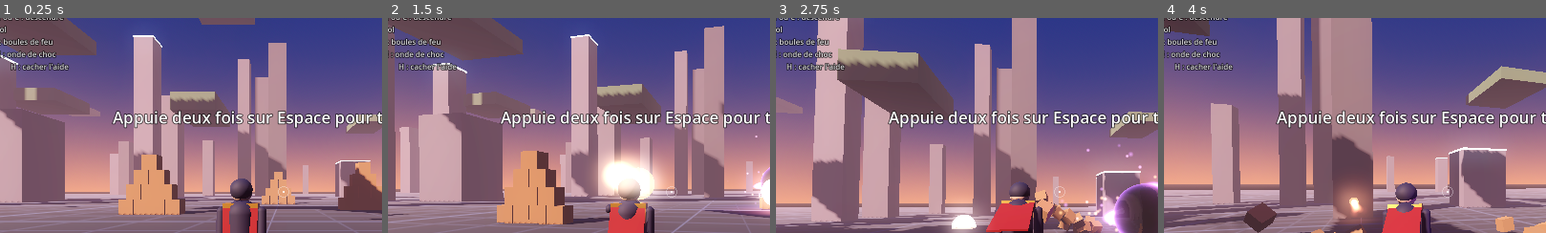
Above: before the commit, frames 1-4 (left to right).
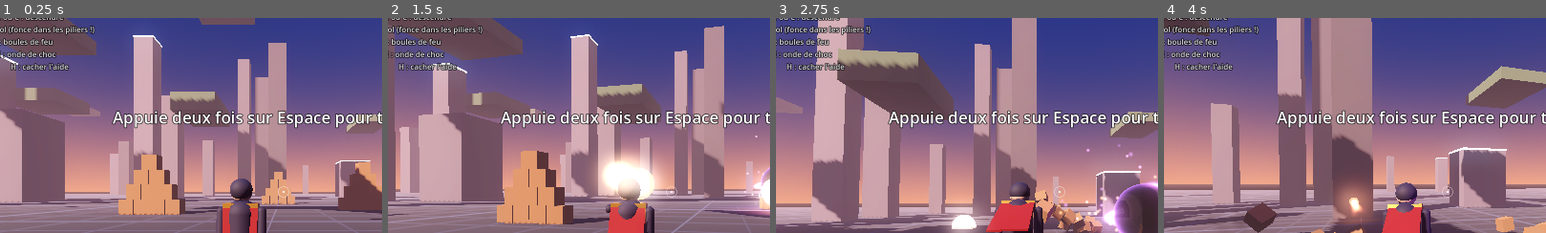
Above: after the commit, the same moments.

Repository: DannyUprajay/Game-idea
Game: Godot game, scene res://main.tscn
Same seed, same stepped clock (60 frames per second), same inputs: the game is played once before the commit and once after it.
Inputs (mouse positions are % of the whole screen's width and height, from its top left):
- Up to frame 1 (0.25 s): no input
- Up to frame 2 (1.5 s): move the mouse to (55, 50) at 0.52 s; hold W (move_forward) from 0.53 s (still down); right-click (55, 50) at 0.6 s; click (55, 50) at 0.67 s; tap Space (jump) at 0.77 s; move the mouse to (45, 50) at 1.27 s; click (45, 50) at 1.35 s
- Up to frame 3 (2.75 s): keep holding W (move_forward); tap Space (jump) at 1.52 s; move the mouse to (52, 48) at 2.02 s; tap E (shockwave) at 2.1 s
- Up to frame 4 (4 s): keep holding W (move_forward); move the mouse to (49, 52) at 2.77 s; tap Shift (sprint) at 2.85 s; click (49, 52) at 2.92 s; tap Space (jump) at 3.02, 3.77 s; move the mouse to (57, 51) at 3.52 s; hold F (toggle_fly) from 3.53 s (still down)
The pictures show only the part of the screen within x 13-63%, y 10-60%; the shares and areas given below are measured in that part.

The runs differ from the first frame. In frame 1, 0.6% of the frame differs, in the area x 2-25%, y 3-8%; in frame 2, 0.6%; in frame 3, 0.6%; in frame 4, 0.6%.

Commit message:
Add destructible pillars and drones that break into pieces
Flying into a pillar at turbo speed shatters it into falling stone blocks
with a dust burst; destroyed drones break into metal shards, some glowing
or trailing fire. Debris is pulled by black holes and pushed by blasts.

Co-Authored-By: Claude Opus 5.5 <noreply@anthropic.com>
Claude-Session: https://claude.ai/code/session_01N198GZ9k88jHhN7gj9YkBa

Diff:
--- /dev/null
+++ b/game/scripts/debris.gd
@@ -0,0 +1,61 @@
+extends RigidBody3D
+## Morceau de débris : vole, rebondit, puis disparaît au bout de `life` secondes.
+## Régler les variables avant de l'ajouter à la scène.
+
+const FX = preload("res://scripts/fx.gd")
+
+var size := Vector3.ONE
+var material: Material = null
+var life := 8.0
+## Couleur de la traînée de feu/fumée (alpha 0 = pas de traînée).
+var trail_color := Color(0, 0, 0, 0)
+
+var _mesh_instance: MeshInstance3D
+
+
+func _ready() -> void:
+	add_to_group("props")  # le trou noir et les explosions les projettent aussi
+	# Les débris touchent le décor et entre eux, mais pas le joueur ni les ennemis.
+	collision_layer = 8
+	collision_mask = 1 | 8
+	mass = clampf(size.x * size.y * size.z * 2.0, 0.2, 60.0)
+
+	var shape := CollisionShape3D.new()
+	var box := BoxShape3D.new()
+	box.size = size
+	shape.shape = box
+	add_child(shape)
+
+	var mesh := BoxMesh.new()
+	mesh.size = size
+	_mesh_instance = MeshInstance3D.new()
+	_mesh_instance.mesh = mesh
+	_mesh_instance.material_override = material
+	add_child(_mesh_instance)
+
+	if trail_color.a > 0.0:
+		_add_trail()
+
+	get_tree().create_timer(life).timeout.connect(_vanish)
+
+
+func _add_trail() -> void:
+	var trail := FX.particles(30, 0.7, 0.5,
+		[Color(1, 0.9, 0.6, 1), trail_color, Color(0.15, 0.13, 0.12, 0.5), Color(0.1, 0.1, 0.1, 0)],
+		[0.0, 0.2, 0.6, 1.0])
+	trail.local_coords = false
+	var pm := trail.process_material as ParticleProcessMaterial
+	pm.spread = 180.0
+	pm.initial_velocity_min = 0.2
+	pm.initial_velocity_max = 0.8
+	pm.gravity = Vector3(0, 1.5, 0)
+	add_child(trail)
+	trail.emitting = true
+	# La traînée s'arrête après un moment.
+	get_tree().create_timer(randf_range(1.0, 2.0)).timeout.connect(func() -> void: trail.emitting = false)
+
+
+func _vanish() -> void:
+	var t := create_tween()
+	t.tween_property(_mesh_instance, "scale", Vector3.ONE * 0.01, 0.6)
+	t.tween_callback(queue_free)
--- a/game/scripts/enemy.gd
+++ b/game/scripts/enemy.gd
@@ -6,6 +6,7 @@
 const FX = preload("res://scripts/fx.gd")
 const Projectile = preload("res://scripts/projectile.gd")
 const Explosion = preload("res://scripts/explosion.gd")
+const Debris = preload("res://scripts/debris.gd")
 
 var max_health := 40.0
 var health := 40.0
@@ -177,9 +178,34 @@
 	_dead = true
 	var boom := Explosion.new()
 	boom.color = Color(1.0, 0.4, 0.15)
-	boom.size = 1.4
+	boom.size = 1.8
 	get_parent().add_child(boom)
 	boom.global_position = global_position
-	FX.shake_cameras(get_tree(), global_position, 0.35)
+	_break_into_pieces()
+	FX.shake_cameras(get_tree(), global_position, 0.45)
 	killed.emit()
 	queue_free()
+
+
+## Le drone se brise : éclats de coque, morceaux de l'anneau et de l'œil.
+func _break_into_pieces() -> void:
+	var metal := FX.solid_material(Color(0.16, 0.17, 0.2), 0.35, 0.8)
+	var glow := FX.emissive_material(Color(1.0, 0.25, 0.15), 3.0)
+	var parent := get_parent()
+	for i in 12:
+		var d := Debris.new()
+		var glowing := i < 4
+		if glowing:
+			d.size = Vector3(randf_range(0.1, 0.2), randf_range(0.1, 0.2), randf_range(0.3, 0.5))
+		else:
+			d.size = Vector3(randf_range(0.25, 0.5), randf_range(0.08, 0.16), randf_range(0.25, 0.5))
+		d.material = glow if glowing else metal
+		d.life = randf_range(4.0, 6.0)
+		# Un éclat sur trois traîne du feu et de la fumée.
+		if i % 3 == 0:
+			d.trail_color = Color(1.0, 0.45, 0.1)
+		parent.add_child(d)
+		var dir := Vector3(randf_range(-1, 1), randf_range(-0.3, 1), randf_range(-1, 1)).normalized()
+		d.global_position = global_position + dir * 0.4
+		d.linear_velocity = dir * randf_range(6.0, 15.0) + Vector3.UP * 3.0 + _push * 0.5
+		d.angular_velocity = Vector3(randf_range(-1, 1), randf_range(-1, 1), randf_range(-1, 1)) * 12.0
--- a/game/scripts/hud.gd
+++ b/game/scripts/hud.gd
@@ -123,7 +123,7 @@
 		"ZQSD / WASD : se déplacer      Souris : viser",
 		"Espace : sauter  (en l'air : s'envoler / monter)",
 		"F : voler / atterrir      Ctrl ou C : descendre",
-		"Maj : courir / turbo en vol",
+		"Maj : courir / turbo en vol (fonce dans les piliers !)",
 		"Clic gauche (maintenu) : boules de feu",
 		"Clic droit : trou noir      E : onde de choc",
 		"Échap : libérer la souris      H : cacher l'aide",
--- a/game/scripts/main.gd
+++ b/game/scripts/main.gd
@@ -6,6 +6,7 @@
 const Player = preload("res://scripts/player.gd")
 const Enemy = preload("res://scripts/enemy.gd")
 const Hud = preload("res://scripts/hud.gd")
+const Pillar = preload("res://scripts/pillar.gd")
 
 const GROUND_SHADER := """
 shader_type spatial;
@@ -187,7 +188,7 @@
 	gmesh.material_override = gmat
 	ground.add_child(gmesh)
 
-	# Grandes tours de pierre, pour slalomer en vol.
+	# Grandes tours de pierre : à éviter... ou à traverser en vol turbo !
 	for i in 45:
 		var angle := _rng.randf() * TAU
 		var dist := _rng.randf_range(30.0, 220.0)
@@ -195,16 +196,14 @@
 		var w := _rng.randf_range(4.0, 10.0)
 		var shade := _rng.randf_range(0.25, 0.45)
 		var col := Color(shade, shade * 0.95, shade * 1.1)
-		_add_static_box(Vector3(cos(angle) * dist, h * 0.5, sin(angle) * dist), Vector3(w, h, w), col)
+		var pillar := Pillar.new()
+		pillar.size = Vector3(w, h, w)
+		pillar.color = col
 		# Un liseré lumineux en haut de certaines tours.
 		if i % 3 == 0:
-			var crown := MeshInstance3D.new()
-			var cm := BoxMesh.new()
-			cm.size = Vector3(w + 0.4, 0.4, w + 0.4)
-			crown.mesh = cm
-			crown.material_override = FX.emissive_material(Color(0.4, 0.8, 1.0), 2.5)
-			crown.position = Vector3(cos(angle) * dist, h, sin(angle) * dist)
-			add_child(crown)
+			pillar.crown_color = Color(0.4, 0.8, 1.0)
+		pillar.position = Vector3(cos(angle) * dist, h * 0.5, sin(angle) * dist)
+		add_child(pillar)
 
 	# Îles flottantes.
 	for i in 18:
--- /dev/null
+++ b/game/scripts/pillar.gd
@@ -0,0 +1,99 @@
+extends StaticBody3D
+## Pilier destructible : fonce dedans en vol turbo et il éclate en blocs.
+## Régler `size`, `color` et `crown_color` avant de l'ajouter à la scène.
+## La position du pilier est son centre.
+
+const FX = preload("res://scripts/fx.gd")
+const Debris = preload("res://scripts/debris.gd")
+const Explosion = preload("res://scripts/explosion.gd")
+
+## Nombre de morceaux visé quand le pilier éclate.
+const PIECES := 40
+
+var size := Vector3(6, 30, 6)
+var color := Color(0.35, 0.33, 0.38)
+## Liseré lumineux en haut (alpha 0 = pas de liseré).
+var crown_color := Color(0, 0, 0, 0)
+
+var _material: StandardMaterial3D
+var _broken := false
+
+
+func _ready() -> void:
+	add_to_group("destructible")
+	collision_layer = 1
+
+	var shape := CollisionShape3D.new()
+	var box := BoxShape3D.new()
+	box.size = size
+	shape.shape = box
+	add_child(shape)
+
+	_material = FX.solid_material(color, 0.85)
+	var mesh := BoxMesh.new()
+	mesh.size = size
+	var mi := MeshInstance3D.new()
+	mi.mesh = mesh
+	mi.material_override = _material
+	add_child(mi)
+
+	if crown_color.a > 0.0:
+		var crown_mesh := BoxMesh.new()
+		crown_mesh.size = Vector3(size.x + 0.4, 0.4, size.z + 0.4)
+		var crown := MeshInstance3D.new()
+		crown.mesh = crown_mesh
+		crown.material_override = FX.emissive_material(crown_color, 2.5)
+		crown.position = Vector3(0, size.y * 0.5, 0)
+		add_child(crown)
+
+
+## Fait éclater le pilier. `impact_velocity` = vitesse de ce qui l'a percuté.
+func shatter(impact: Vector3, impact_velocity: Vector3) -> void:
+	if _broken:
+		return
+	_broken = true
+	# Plus de collision tout de suite : le joueur passe à travers.
+	collision_layer = 0
+	visible = false
+
+	# Découpe le pilier en une grille de blocs d'environ la même taille.
+	var cell := pow(size.x * size.y * size.z / float(PIECES), 1.0 / 3.0)
+	var nx := clampi(roundi(size.x / cell), 1, 4)
+	var ny := clampi(roundi(size.y / cell), 2, 14)
+	var nz := clampi(roundi(size.z / cell), 1, 4)
+	var piece := Vector3(size.x / nx, size.y / ny, size.z / nz)
+
+	var push_dir := impact_velocity.normalized()
+	var speed := impact_velocity.length()
+	var reach := size.y * 0.35 + 5.0
+	var parent := get_parent()
+
+	for ix in nx:
+		for iy in ny:
+			for iz in nz:
+				var local := Vector3(
+					(ix + 0.5) * piece.x - size.x * 0.5,
+					(iy + 0.5) * piece.y - size.y * 0.5,
+					(iz + 0.5) * piece.z - size.z * 0.5)
+				var world := global_transform * local
+				var d := Debris.new()
+				d.size = piece * randf_range(0.8, 0.97)
+				d.material = _material
+				d.life = randf_range(7.0, 11.0)
+				parent.add_child(d)
+				d.global_position = world
+				# Les blocs proches de l'impact sont projetés fort, les autres s'écroulent.
+				var near := clampf(1.0 - world.distance_to(impact) / reach, 0.0, 1.0)
+				var away := (world - impact).normalized()
+				d.linear_velocity = push_dir * speed * 0.6 * near + away * 8.0 * near \
+					+ Vector3(randf_range(-1, 1), randf_range(0, 1), randf_range(-1, 1)) * 1.5
+				d.angular_velocity = Vector3(randf_range(-1, 1), randf_range(-1, 1), randf_range(-1, 1)) * (1.0 + near * 5.0)
+
+	# Nuage de poussière et éclats de pierre à l'impact.
+	var dust := Explosion.new()
+	dust.color = Color(0.65, 0.6, 0.55)
+	dust.size = 2.5
+	parent.add_child(dust)
+	dust.global_position = impact
+	FX.shake_cameras(get_tree(), impact, 0.9)
+	queue_free()
--- a/game/scripts/player.gd
+++ b/game/scripts/player.gd
@@ -31,6 +31,8 @@
 const BLACK_HOLE_COOLDOWN := 7.0
 const SHOCKWAVE_COST := 30.0
 const SHOCKWAVE_COOLDOWN := 3.0
+## Vitesse minimale pour traverser un pilier (le turbo va jusqu'à 36).
+const SMASH_SPEED := 24.0
 
 const HAND_COLOR := Color(1.0, 0.5, 0.15)
 
@@ -257,10 +259,12 @@
 	else:
 		_walk(delta, input, sprint)
 
+	var pre_velocity := velocity
 	velocity += _push
 	move_and_slide()
 	velocity -= _push
 	_push = _push.lerp(Vector3.ZERO, clampf(delta * 3.0, 0.0, 1.0))
+	_smash_through(pre_velocity)
 
 	if global_position.y < -40.0:
 		_respawn()
@@ -307,6 +311,20 @@
 		_set_flying(false)
 
 
+## En vol turbo, foncer dans un pilier le fait exploser et on passe à travers.
+func _smash_through(pre_velocity: Vector3) -> void:
+	if not flying or pre_velocity.length() < SMASH_SPEED:
+		return
+	for i in get_slide_collision_count():
+		var hit := get_slide_collision(i)
+		var other := hit.get_collider()
+		if other != null and other.has_method("shatter"):
+			other.shatter(hit.get_position(), pre_velocity)
+			velocity = pre_velocity * 0.85  # on garde presque toute sa vitesse
+			add_shake(0.6)
+			return
+
+
 func _set_flying(value: bool) -> void:
 	if flying == value:
 		return
